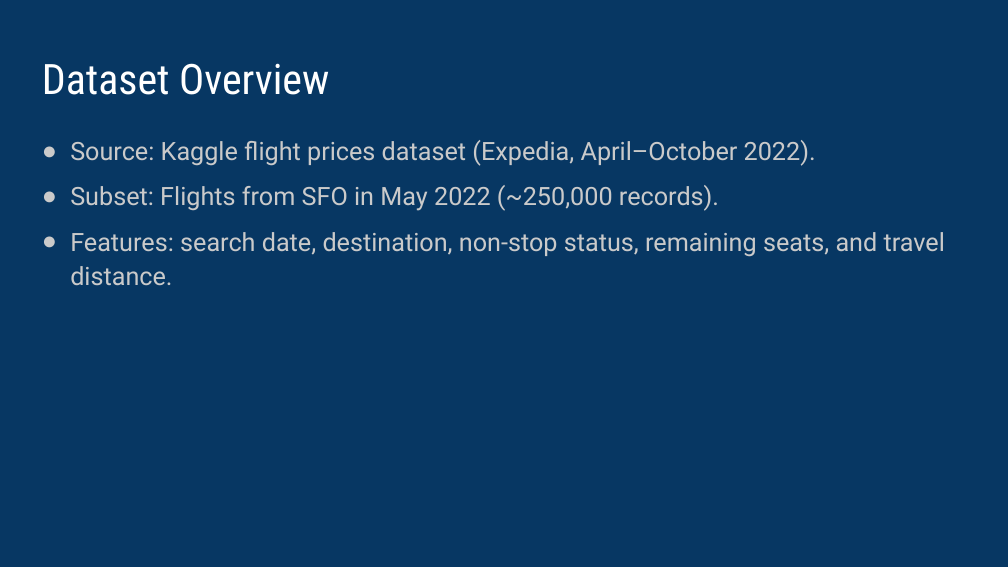
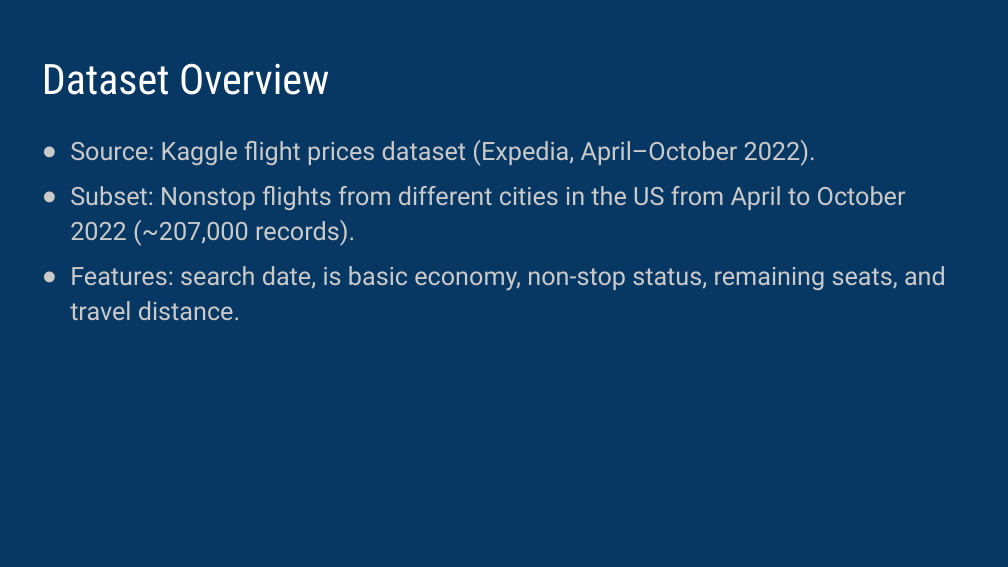
Before and after one commit to vipvivek15/CMPE_255_Final_Project, a slide deck: slide 3 of Final_presentation.pptx. Drawn at 1008x567 pixels with LibreOffice and Linux fonts; fonts in the diff are those of the drawing. Boxes give left, top, right and bottom in pixels: in the first picture for what was removed or moved away, otherwise in the second. Text is boxed around its words. In the diff, an @@ line names an element or a change of style, - is before the commit and + after.

```diff
--- a/Final_presentation.pptx
+++ b/Final_presentation.pptx
@@ text at bbox=[70, 186, 946, 321]: text changed @@
-● Subset: Flights from SFO in May 2022 (~250,000 records).
-● Features: search date, destination, non-stop status, remaining seats, and travel distance.
+● Subset: Nonstop flights from different cities in the US from April to October 2022 (~207,000 records).
+● Features: search date, is basic economy, non-stop status, remaining seats, and travel distance.
```
Also in this commit, not shown: 11 other slides changed, 2 slides added, 1 slide removed.
